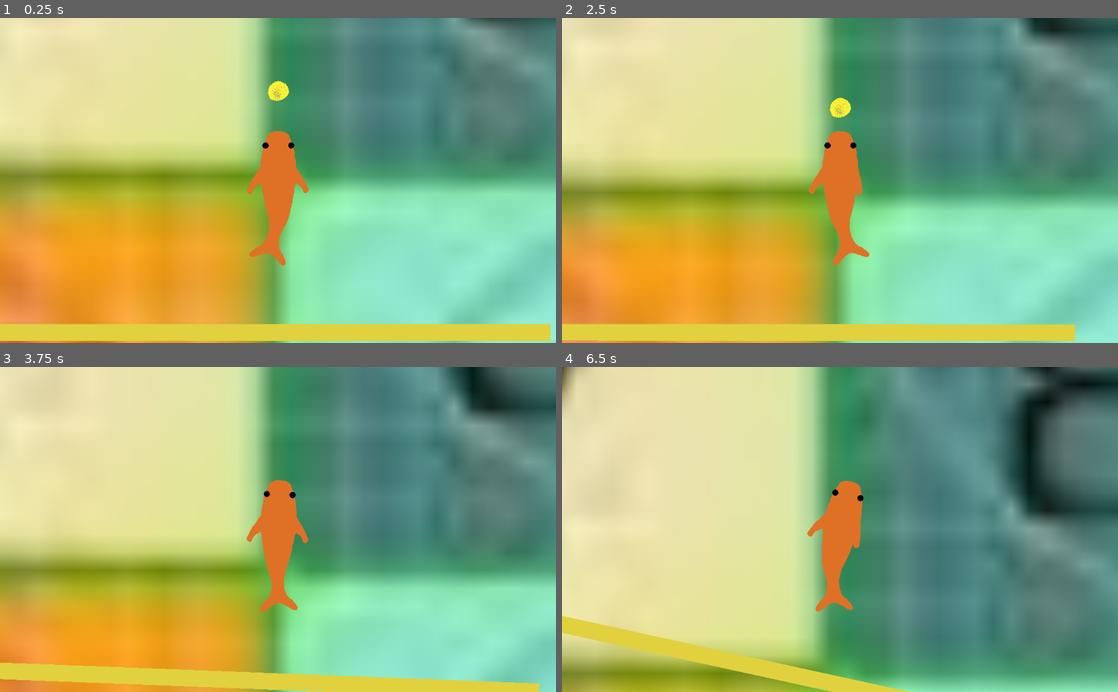
Above: before the commit, frames 1-4 (two rows, left to right).
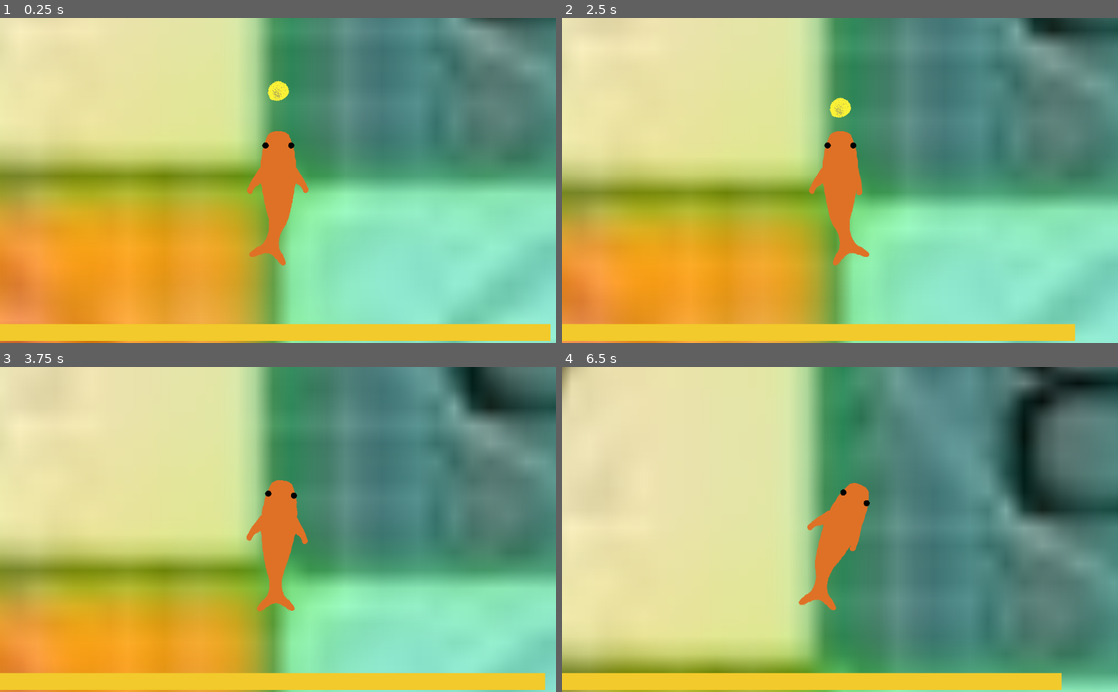
Above: after the commit, the same moments.

Repository: JordanLevy/LudumDare51
Game: Godot game, scene res://Scenes/Main.tscn
Two runs of this game, one before a commit and one after it. Both use one fixed random seed, a clock stepped at 60 frames per second and the inputs below.
Inputs:
- Up to frame 1 (0.25 s): no input
- Up to frame 2 (2.5 s): tap Enter at 0.5 s; hold W 0.53-1.28 s; tap Q at 0.6 s; tap Space at 1.25 s; tap O at 1.35 s; hold W from 2.03 s (still down); tap P at 2.1 s
- Up to frame 3 (3.75 s): tap Q at 2.85 s; release W at 3.53 s; tap O at 3.6 s
- Up to frame 4 (6.5 s): tap P at 4.35 s; tap Q at 5.1 s; hold W from 5.78 s (still down); tap O at 5.85 s

The runs differ from the first frame. In frame 2, 0.1% of the frame differs, in the area x 0-93%, y 35-100%; in frame 3, 3.2%; in frame 4, 9.7%, in the area x 0-90%, y 0-100%.

Commit message:
Camera no longer child of fish

Diff:
--- a/Game/Scenes/FishMotion.gd
+++ b/Game/Scenes/FishMotion.gd
@@ -1,5 +1,6 @@
 extends RigidBody2D
 
+export(NodePath) onready var camera = get_node(camera) as Camera2D
 export(NodePath) onready var anim_tail = get_node(anim_tail) as AnimationPlayer
 export(NodePath) onready var anim_lf = get_node(anim_lf) as AnimationPlayer
 export(NodePath) onready var anim_rf = get_node(anim_rf) as AnimationPlayer
@@ -42,7 +43,8 @@
 		flipper_side -= 1
 	if rf_down:
 		flipper_side += 1
-	add_torque(linear_velocity.length() * flipper_side * 0.1)
+	add_torque(linear_velocity.length() * flipper_side * 0.2)
+	camera.global_position = global_position
 
 func use_flipper(side):
 	if side == -1:
--- a/Game/Scenes/Main.tscn
+++ b/Game/Scenes/Main.tscn
@@ -5,6 +5,11 @@
 [ext_resource path="res://Scenes/ProgressBar.gd" type="Script" id=3]
 [ext_resource path="res://Assets/Fish/Fish_Separated.png" type="Texture" id=4]
 [ext_resource path="res://Scenes/Food.tscn" type="PackedScene" id=5]
+
+[sub_resource type="StyleBoxFlat" id=28]
+bg_color = Color( 0.94902, 0.792157, 0.168627, 1 )
+
+[sub_resource type="StyleBoxEmpty" id=27]
 
 [sub_resource type="CapsuleShape2D" id=7]
 radius = 97.1428
@@ -970,11 +975,6 @@
 "values": [ 15.0, -15.0 ]
 }
 
-[sub_resource type="StyleBoxFlat" id=26]
-bg_color = Color( 0.882353, 0.819608, 0.243137, 1 )
-
-[sub_resource type="StyleBoxEmpty" id=27]
-
 [node name="Main" type="Node2D"]
 
 [node name="ParallaxBackground" type="ParallaxBackground" parent="."]
@@ -984,6 +984,21 @@
 [node name="Sprite" type="Sprite" parent="ParallaxBackground/ParallaxLayer"]
 scale = Vector2( 50, 50 )
 texture = ExtResource( 2 )
+
+[node name="Camera2D" type="Camera2D" parent="."]
+current = true
+zoom = Vector2( 3, 3 )
+
+[node name="ProgressBar" type="ProgressBar" parent="Camera2D"]
+margin_left = -1544.0
+margin_top = 796.0
+margin_right = 1530.0
+margin_bottom = 888.0
+custom_styles/fg = SubResource( 28 )
+custom_styles/bg = SubResource( 27 )
+value = 100.0
+percent_visible = false
+script = ExtResource( 3 )
 
 [node name="FishRigidBody" type="RigidBody2D" parent="."]
 mass = 0.102041
@@ -992,6 +1007,7 @@
 linear_damp = 0.3
 angular_damp = 5.0
 script = ExtResource( 1 )
+camera = NodePath("../Camera2D")
 anim_tail = NodePath("FishRig/AnimationPlayerTail")
 anim_lf = NodePath("FishRig/AnimationPlayerLF")
 anim_rf = NodePath("FishRig/AnimationPlayerRF")
@@ -1057,19 +1073,4 @@
 anims/TailLeft = SubResource( 24 )
 anims/TailRight = SubResource( 25 )
 
-[node name="Camera2D" type="Camera2D" parent="FishRigidBody"]
-current = true
-zoom = Vector2( 3, 3 )
-
-[node name="ProgressBar" type="ProgressBar" parent="FishRigidBody/Camera2D"]
-margin_left = -1544.0
-margin_top = 796.0
-margin_right = 1530.0
-margin_bottom = 888.0
-custom_styles/fg = SubResource( 26 )
-custom_styles/bg = SubResource( 27 )
-value = 100.0
-percent_visible = false
-script = ExtResource( 3 )
-
 [node name="Food" parent="." instance=ExtResource( 5 )]
